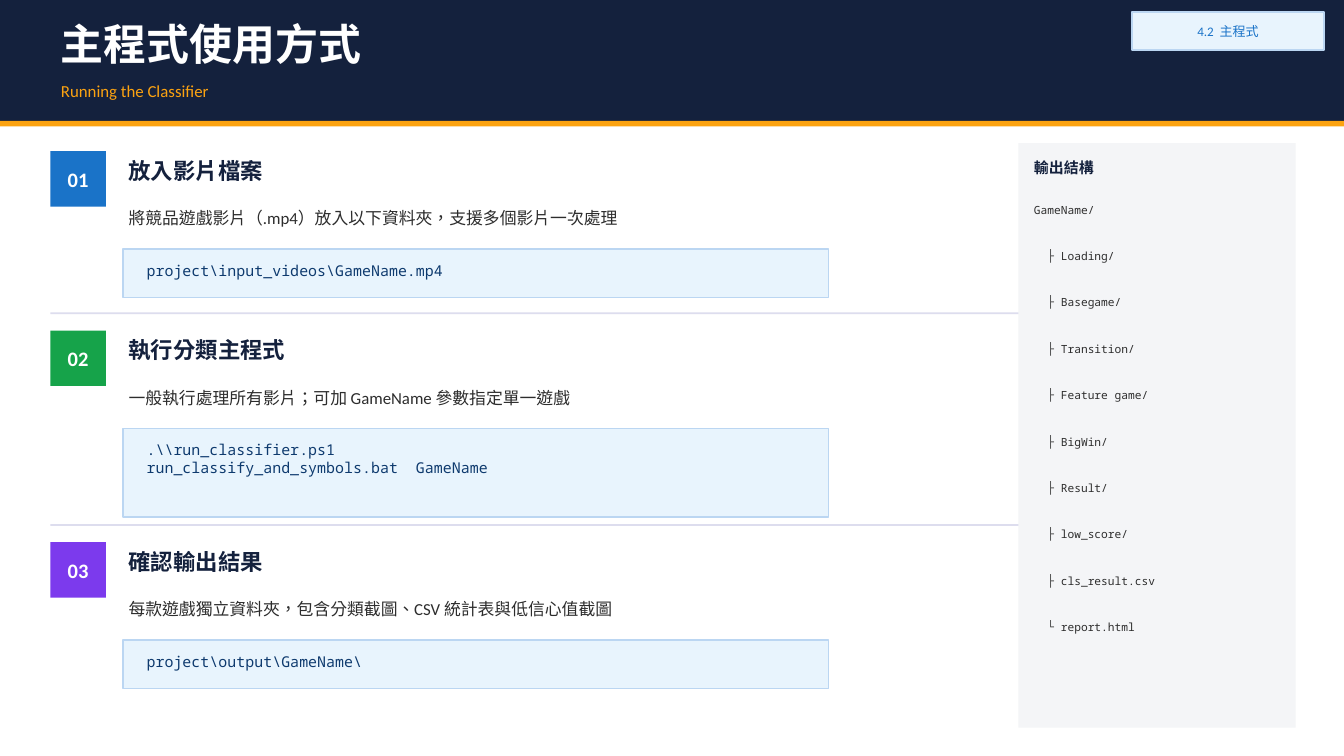
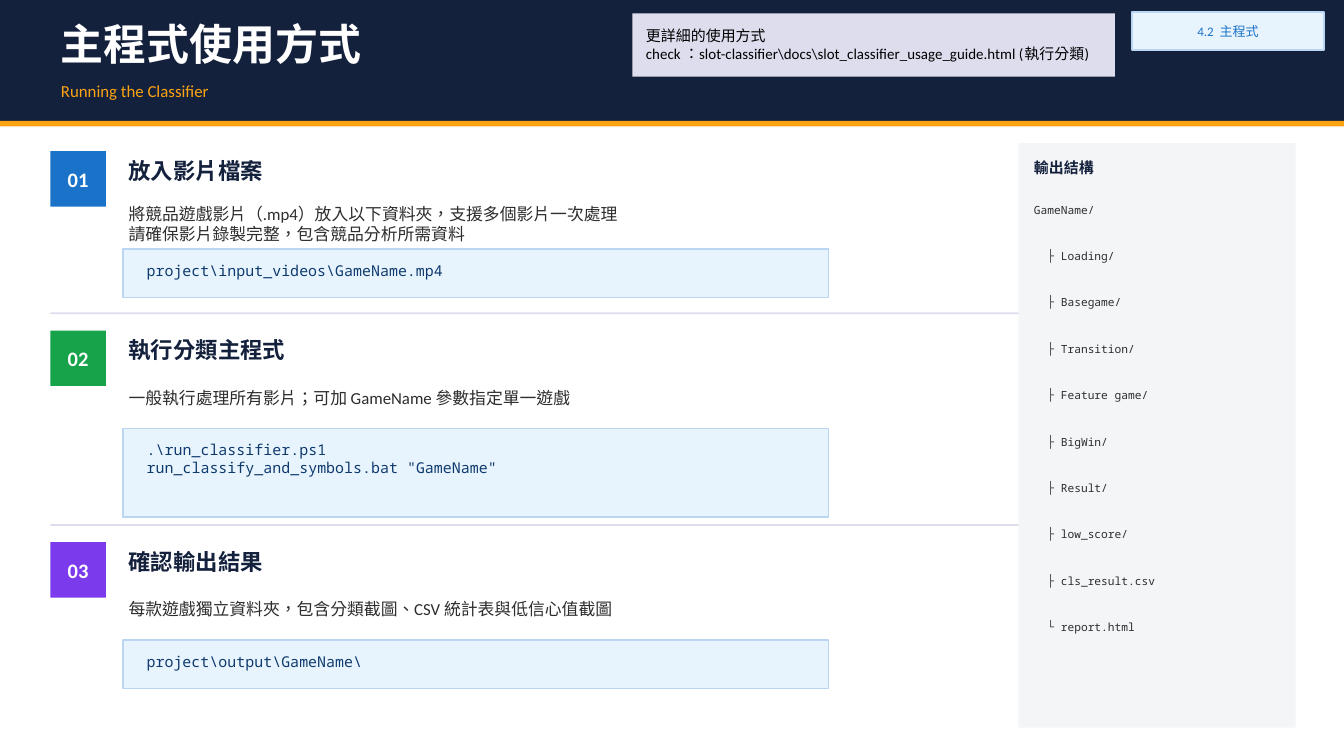
Before and after one commit to Ashley860511/slot-classifier, a slide deck: slide 7 of docs/slot_classifier_share.pptx. Drawn at 1344x756 pixels with LibreOffice and Linux fonts; fonts in the diff are those of the drawing. Boxes give left, top, right and bottom in pixels: in the first picture for what was removed or moved away, otherwise in the second. Text is boxed around its words. In the diff, an @@ line names an element or a change of style, - is before the commit and + after.

```diff
--- a/docs/slot_classifier_share.pptx
+++ b/docs/slot_classifier_share.pptx
@@ rectangle added at (633, 13, 1116, 77), fill #DDDDEE, 8 pt, text #000000 @@
+更詳細的使用方式
+check ：slot-classifier\docs\slot_classifier_usage_guide.html (執行分類)
@@ text at (129, 226, 465, 242): paragraph added @@
+請確保影片錄製完整，包含競品分析所需資料
@@ text at (147, 443, 497, 477): text changed @@
-.\\run_classifier.ps1
-run_classify_and_symbols.bat GameName
+.\run_classifier.ps1
+run_classify_and_symbols.bat "GameName"
```
Also in this commit, not shown: 2 other slides changed.
